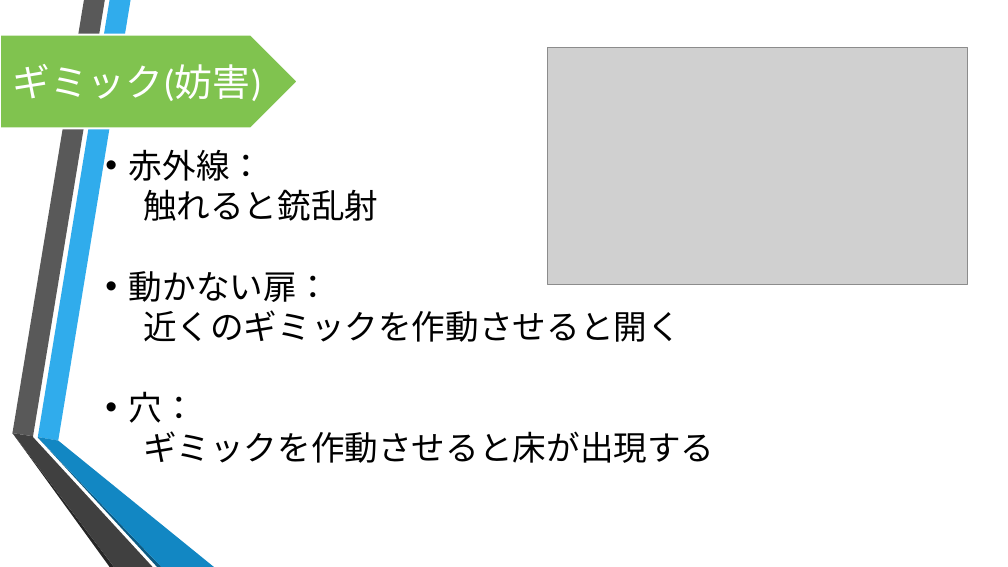
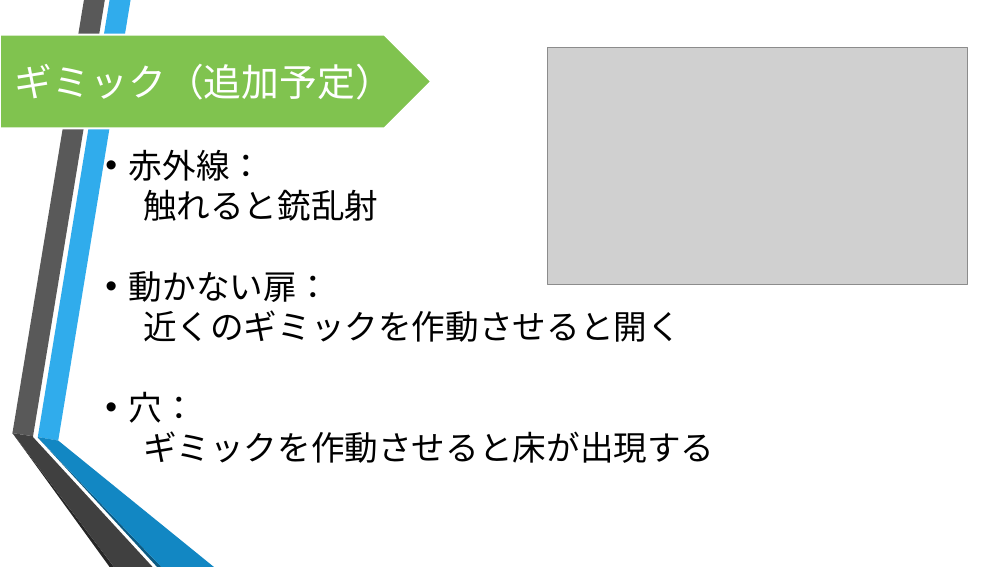
Before and after one commit to motoyaIto/TeamGifu, a slide deck: slide 8 of チーム岐阜プレゼン資料.pptx (slide 6 before the commit). Drawn at 1008x567 pixels with LibreOffice and Linux fonts; fonts in the diff are those of the drawing; grey boxes stand for pictures; background and template pictures are left out. Boxes give left, top, right and bottom in pixels: in the first picture for what was removed or moved away, otherwise in the second. Text is boxed around its words. In the diff, an @@ line names an element or a change of style, - is before the commit and + after.

```diff
--- a/チーム岐阜プレゼン資料.pptx
+++ b/チーム岐阜プレゼン資料.pptx
@@ pentagon arrow "ギミック（追加予定）": place and size @@
-pentagon arrow "ギミック（追加予定）" at (0,35,298,129)
+pentagon arrow "ギミック（追加予定）" at (0,35,431,129)
@@ text in pentagon arrow at (15,64,393,100): text changed @@
-ギミック(妨害)
+ギミック（追加予定）
```
Also in this commit, not shown: 3 other slides changed, 4 slides added, 4 other files.
